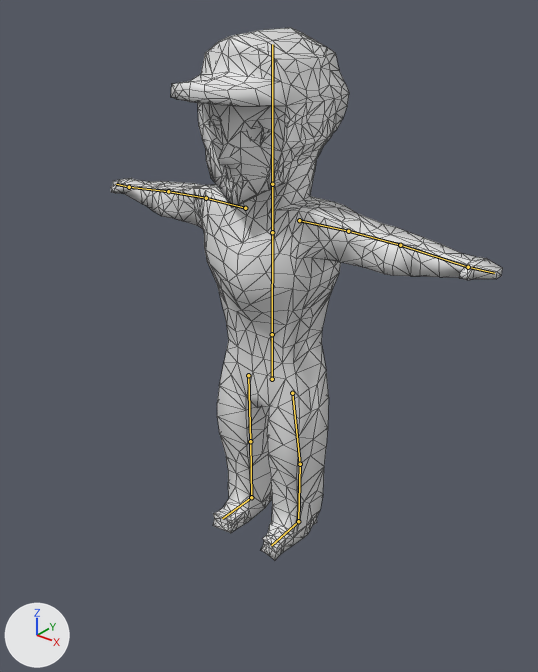
The Blender file Assets/Models/Keraaja.blend as it was, and as the next commit left it.
Rendered twice from a 50 mm camera at (1.55, -1.94, 2.05) aimed at (0.07, -0.09, 0.9). Every picture has the same lights, and +X, +Y and +Z are marked at lower left. The bones that bend it are drawn over the model as lines. Mesh edges are drawn as thin lines.

The first picture shows 'Character'.
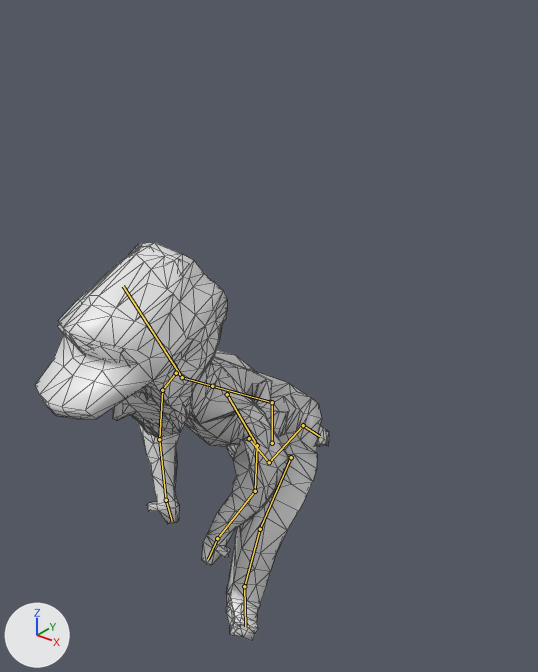
The newer file adds an action. The first version stands in its rest pose; the second is drawn at frame 30 of the action 'PickUp'.

Location of each change, (x1, y1, x2, y2) in pixels of the pictures (538 x 672 px):
'Character', posed (25% narrower, 25% shorter): before (111, 28, 502, 560); after (35, 243, 329, 642)
bone 'Hips', root to tip: before (272, 379) to (272, 334); after (272, 443) to (272, 402)
bone 'Chest', root to tip: before (272, 334) to (272, 232); after (272, 402) to (212, 386)
bone 'Head', root to tip: before (272, 184) to (272, 44); after (182, 377) to (123, 286)
bone 'Shoulder.L', root to tip: before (299, 220) to (348, 231); after (227, 394) to (257, 445)
bone 'Elbow.L', root to tip: before (348, 231) to (400, 245); after (257, 445) to (255, 491)
bone 'Forearm.L', root to tip: before (400, 245) to (468, 267); after (255, 491) to (217, 538)
bone 'Hand.L', root to tip: before (468, 267) to (494, 273); after (217, 538) to (208, 559)
bone 'Shoulder.R', root to tip: before (245, 208) to (206, 198); after (176, 373) to (162, 390)
bone 'Elbow.R', root to tip: before (206, 198) to (168, 191); after (162, 390) to (159, 439)
bone 'Forearm.R', root to tip: before (168, 191) to (129, 187); after (159, 439) to (166, 500)
bone 'Hand.R', root to tip: before (129, 187) to (116, 184); after (166, 500) to (172, 521)
bone 'UpperLeg.L', root to tip: before (292, 393) to (300, 464); after (291, 457) to (260, 529)
bone 'LowerLeg.L', root to tip: before (300, 464) to (298, 521); after (260, 529) to (244, 586)
bone 'Foot.L', root to tip: before (298, 521) to (271, 545); after (244, 586) to (245, 626)
bone 'UpperLeg.R', root to tip: before (248, 375) to (250, 441); after (249, 438) to (269, 462)
bone 'LowerLeg.R', root to tip: before (250, 441) to (251, 497); after (269, 462) to (303, 425)
bone 'Foot.R', root to tip: before (251, 497) to (222, 518); after (303, 425) to (320, 436)

Patch to the scene script:
```diff
--- a/Assets/Models/Keraaja.blend.py
+++ b/Assets/Models/Keraaja.blend.py
@@ bone_hips @@
 bone_hips = bpy.data.objects['Armature'].pose.bones['Hips']
-bone_hips.location = (0.0, 0.0, 0.0)
+bone_hips.location = (0.0, -0.292, 0.0)
@@ bone_chest @@
 bone_chest = bpy.data.objects['Armature'].pose.bones['Chest']  # child of 'Hips'
-bone_chest.rotation_quaternion = (1.0, 0.0, 0.0, 0.0)  # degrees (0, 0, 0)
+bone_chest.rotation_quaternion = (0.882, 0.472, 0.0, 0.0)  # degrees (56, 0, 0)
@@ bone_head @@
 bone_head = bpy.data.objects['Armature'].pose.bones['Head']  # child of 'Neck'
-bone_head.rotation_quaternion = (1.0, 0.0, 0.0, 0.0)  # degrees (0, 0, 0)
+bone_head.rotation_quaternion = (0.971, -0.241, 0.0, 0.0)  # degrees (-28, 0, 0)
@@ bone_shoulder_l @@
 bone_shoulder_l = bpy.data.objects['Armature'].pose.bones['Shoulder.L']  # child of 'Chest'
-bone_shoulder_l.rotation_quaternion = (1.0, 0.0, 0.0, 0.0)  # degrees (0, 0, 0)
+bone_shoulder_l.rotation_quaternion = (0.46, 0.113, -0.78, -0.409)  # degrees (-72, -141, 45)
@@ bone_elbow_l @@
 bone_elbow_l = bpy.data.objects['Armature'].pose.bones['Elbow.L']  # child of 'Shoulder.L'
-bone_elbow_l.rotation_quaternion = (1.0, 0.0, 0.0, 0.0)  # degrees (0, 0, 0)
+bone_elbow_l.rotation_quaternion = (0.884, -0.042, -0.266, 0.382)  # degrees (-18, -26, 51)
@@ bone_forearm_l @@
 bone_forearm_l = bpy.data.objects['Armature'].pose.bones['Forearm.L']  # child of 'Elbow.L'
-bone_forearm_l.rotation_quaternion = (1.0, 0.0, 0.0, 0.0)  # degrees (0, 0, 0)
+bone_forearm_l.rotation_quaternion = (0.961, -0.199, -0.019, 0.189)  # degrees (-23, 2, 22)
@@ bone_hand_l @@
 bone_hand_l = bpy.data.objects['Armature'].pose.bones['Hand.L']  # child of 'Forearm.L'
-bone_hand_l.rotation_quaternion = (1.0, 0.0, 0.0, 0.0)  # degrees (0, 0, 0)
+bone_hand_l.rotation_quaternion = (0.923, -0.099, 0.304, -0.214)  # degrees (-22, 31, -32)
@@ bone_shoulder_r @@
 bone_shoulder_r = bpy.data.objects['Armature'].pose.bones['Shoulder.R']  # child of 'Chest'
-bone_shoulder_r.rotation_quaternion = (1.0, 0.0, 0.0, 0.0)  # degrees (0, 0, 0)
+bone_shoulder_r.rotation_quaternion = (0.848, 0.234, 0.329, 0.345)  # degrees (43, 23, 54)
@@ bone_elbow_r @@
 bone_elbow_r = bpy.data.objects['Armature'].pose.bones['Elbow.R']  # child of 'Shoulder.R'
-bone_elbow_r.rotation_quaternion = (1.0, 0.0, 0.0, 0.0)  # degrees (0, 0, 0)
+bone_elbow_r.rotation_quaternion = (0.846, -0.421, 0.306, 0.118)  # degrees (-54, 38, -4)
@@ bone_forearm_r @@
 bone_forearm_r = bpy.data.objects['Armature'].pose.bones['Forearm.R']  # child of 'Elbow.R'
-bone_forearm_r.rotation_quaternion = (1.0, 0.0, 0.0, 0.0)  # degrees (0, 0, 0)
+bone_forearm_r.rotation_quaternion = (0.977, -0.14, 0.152, -0.06)  # degrees (-18, 16, -10)
@@ bone_hand_r @@
 bone_hand_r = bpy.data.objects['Armature'].pose.bones['Hand.R']  # child of 'Forearm.R'
-bone_hand_r.rotation_quaternion = (1.0, 0.0, 0.0, 0.0)  # degrees (0, 0, 0)
+bone_hand_r.rotation_quaternion = (0.99, 0.003, 0.13, -0.06)  # degrees (-1, 15, -7)
@@ bone_upperleg_l @@
 bone_upperleg_l = bpy.data.objects['Armature'].pose.bones['UpperLeg.L']  # child of 'Hips'
-bone_upperleg_l.rotation_quaternion = (1.0, 0.0, 0.0, 0.0)  # degrees (0, 0, 0)
+bone_upperleg_l.rotation_quaternion = (0.708, 0.603, -0.348, -0.12)  # degrees (88, -20, -39)
@@ bone_lowerleg_l @@
 bone_lowerleg_l = bpy.data.objects['Armature'].pose.bones['LowerLeg.L']  # child of 'UpperLeg.L'
-bone_lowerleg_l.rotation_quaternion = (1.0, 0.0, 0.0, 0.0)  # degrees (0, 0, 0)
+bone_lowerleg_l.rotation_quaternion = (0.796, 0.566, -0.004, -0.214)  # degrees (68, 14, -21)
@@ bone_foot_l @@
 bone_foot_l = bpy.data.objects['Armature'].pose.bones['Foot.L']  # child of 'LowerLeg.L'
-bone_foot_l.rotation_quaternion = (1.0, 0.0, 0.0, 0.0)  # degrees (0, 0, 0)
+bone_foot_l.rotation_quaternion = (0.998, -0.017, -0.064, 0.005)  # degrees (-2, -7, 1)
@@ bone_upperleg_r @@
 bone_upperleg_r = bpy.data.objects['Armature'].pose.bones['UpperLeg.R']  # child of 'Hips'
-bone_upperleg_r.rotation_quaternion = (1.0, 0.0, 0.0, 0.0)  # degrees (0, 0, 0)
+bone_upperleg_r.rotation_quaternion = (0.945, -0.263, 0.158, -0.114)  # degrees (-33, 14, -18)
@@ bone_lowerleg_r @@
 bone_lowerleg_r = bpy.data.objects['Armature'].pose.bones['LowerLeg.R']  # child of 'UpperLeg.R'
-bone_lowerleg_r.rotation_quaternion = (1.0, 0.0, 0.0, 0.0)  # degrees (0, 0, 0)
+bone_lowerleg_r.rotation_quaternion = (0.816, 0.541, -0.181, 0.094)  # degrees (68, -23, -3)
@@ bone_foot_r @@
 bone_foot_r = bpy.data.objects['Armature'].pose.bones['Foot.R']  # child of 'LowerLeg.R'
-bone_foot_r.rotation_quaternion = (1.0, 0.0, 0.0, 0.0)  # degrees (0, 0, 0)
+bone_foot_r.rotation_quaternion = (0.8, -0.325, 0.497, -0.089)  # degrees (-64, 47, -43)
```
